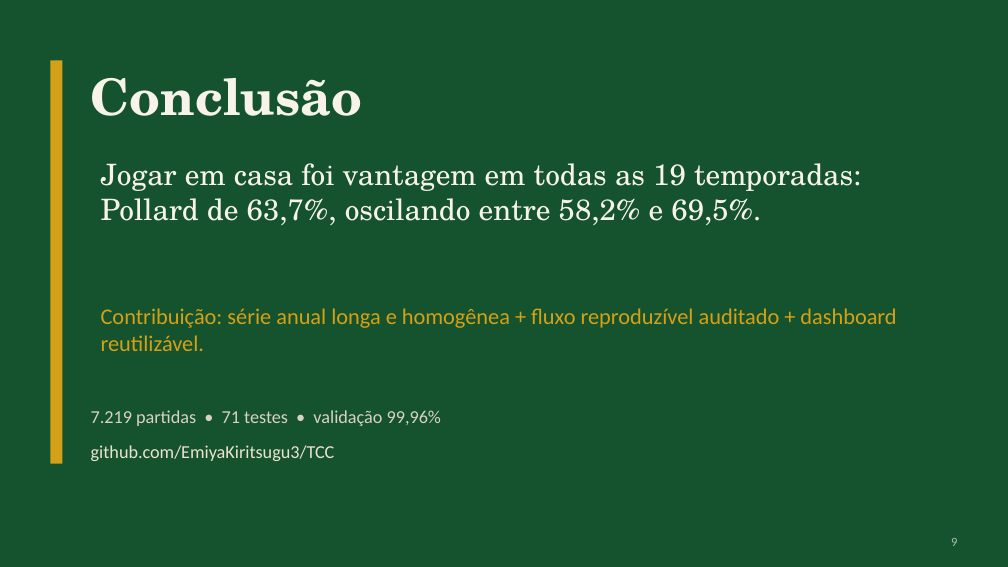
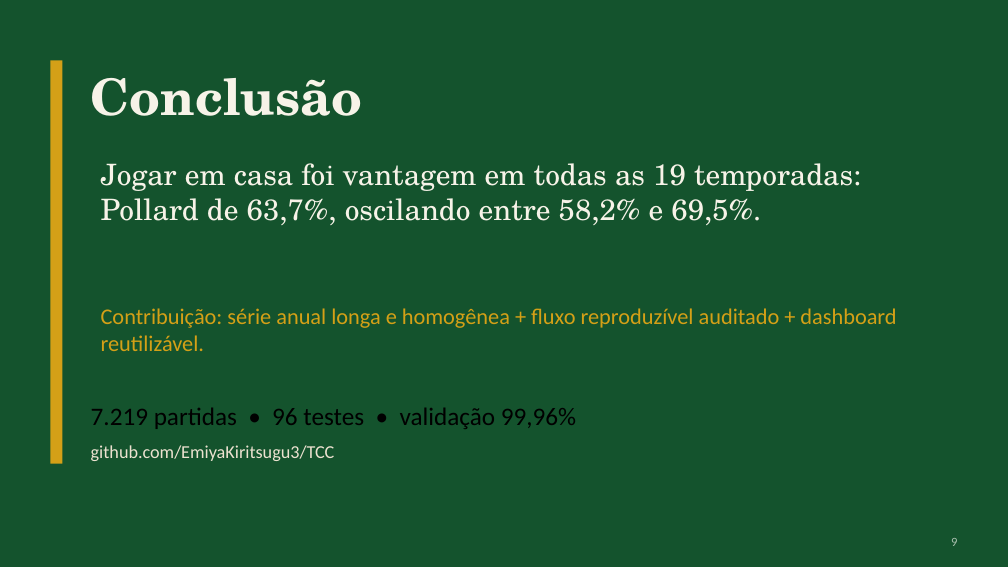
Before and after one commit to EmiyaKiritsugu3/TCC, a slide deck: slide 9 of apresentacao/apresentacao_tcc.pptx. Drawn at 1008x567 pixels with LibreOffice and Linux fonts; fonts in the diff are those of the drawing. Boxes give left, top, right and bottom in pixels: in the first picture for what was removed or moved away, otherwise in the second. Text is boxed around its words. In the diff, an @@ line names an element or a change of style, - is before the commit and + after.

Commit message:
docs: atualiza deck com mudanca de nivel, contexto e 96 testes

```diff
--- a/apresentacao/apresentacao_tcc.pptx
+++ b/apresentacao/apresentacao_tcc.pptx
@@ text at box(91, 407, 576, 429): text changed; size 13 to 18 pt; text colour #D9D2C0 to #000000 @@
-7.219 partidas • 71 testes • validação 99,96%
+7.219 partidas • 96 testes • validação 99,96%
```
Also in this commit, not shown: 3 other slides changed, 2 other files.
